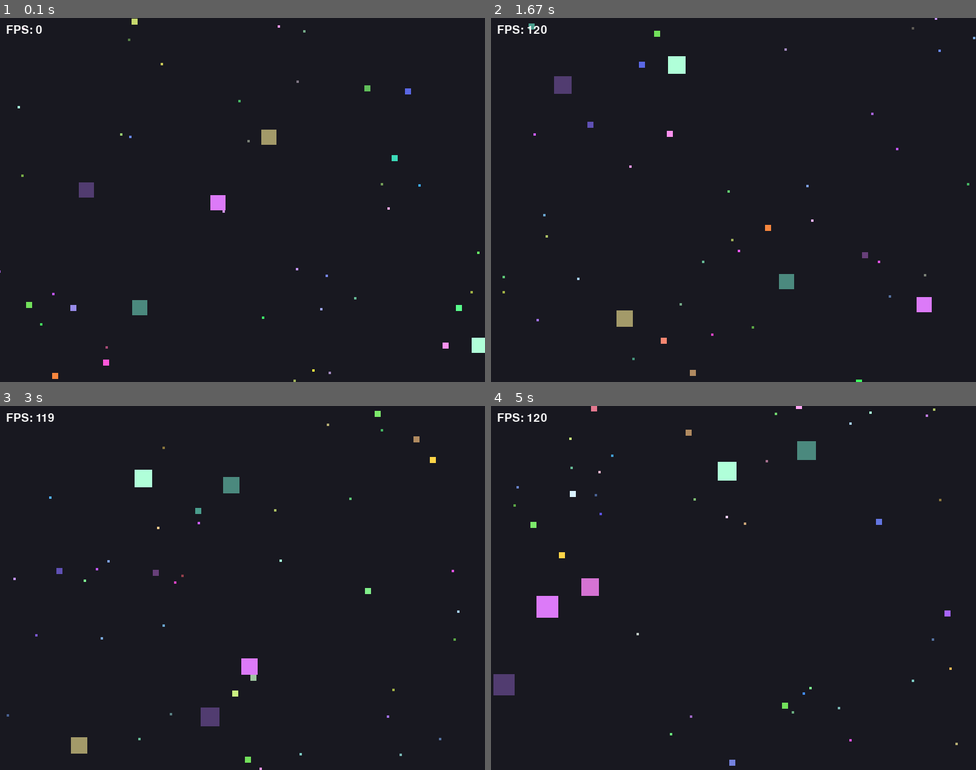
Above: before the commit, frames 1-4 (two rows, left to right).
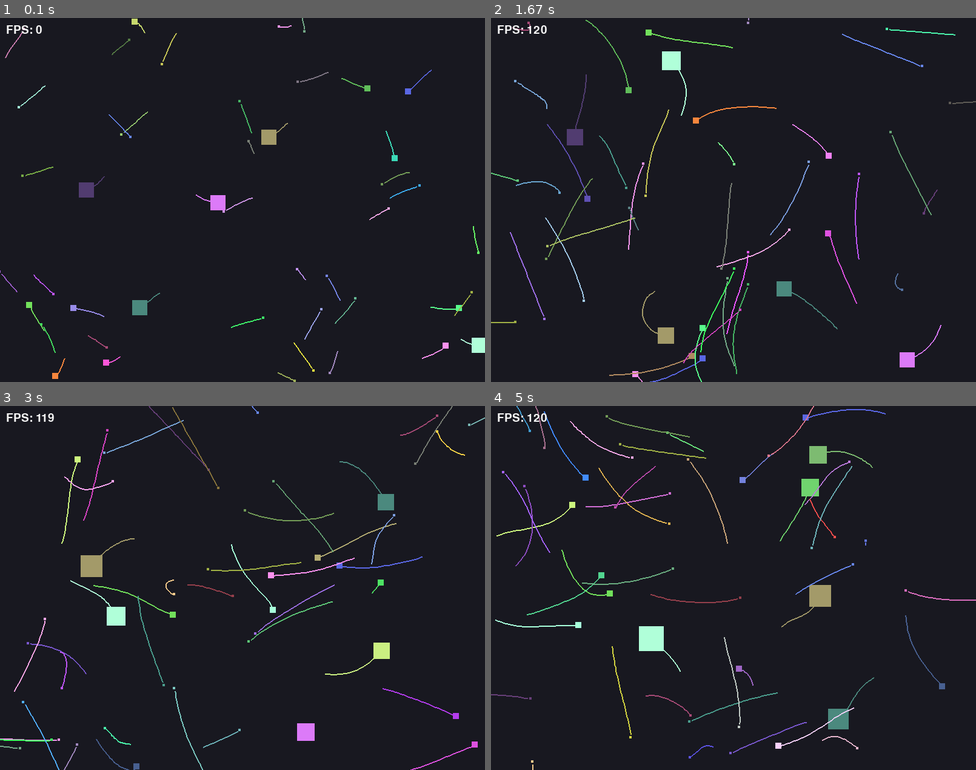
Above: after the commit, the same moments.

Repository: vtxsl/lab8-pygame
Game: pygame game, started from main.py
Same seed, same stepped clock (60 frames per second), same inputs: the game is played once before the commit and once after it.
Inputs:
- Up to frame 1 (0.1 s): no input
- Up to frame 2 (1.67 s): no input
- Up to frame 3 (3 s): no input
- Up to frame 4 (5 s): no input

The runs differ from the first frame. In frame 1, 0.6% of the frame differs, in the area x 0-99%, y 0-100%; in frame 2, 3.5%; in frame 3, 4.0%; in frame 4, 4.5%, in the area x 0-100%, y 0-100%.

Commit message:
exam: q7 - trails

Diff:
--- a/main.py
+++ b/main.py
@@ -14,6 +14,7 @@
 COLOR_BG = (24, 24, 32)
 COLOR_FPS = (245, 245, 245)
 FPS_TEXT_POS = (10, 10)
+TRAILS_LENGTH = 30
 
 @dataclass
 class Square:
@@ -25,6 +26,8 @@
     size: int
     color: tuple[int, int, int]
     death_time: int
+    history: list[pygame.Vector2]
+
 
     def update(self, width: int, height: int, dt: float) -> bool:
         # self.px += self.vx * dt
@@ -45,19 +48,26 @@
 
         # return pygame.time.get_ticks() < self.death_time
 
+        self.history.append(pygame.Vector2(self.rect.center))
+        if len(self.history) > TRAILS_LENGTH:
+            self.history.pop(0)
 
         self.px += self.vx * dt
         self.py += self.vy * dt
 
         if self.px > width:
             self.px = -self.size
+            self.history.clear()
         elif self.px + self.size < 0:
             self.px = width
+            self.history.clear()
 
         if self.py > height:
             self.py = -self.size
+            self.history.clear()
         elif self.py + self.size < 0:
             self.py = height
+            self.history.clear()
 
         self.rect.x = int(self.px)
         self.rect.y = int(self.py)
@@ -68,6 +78,8 @@
 
     def draw(self, surface: pygame.Surface) -> None:
         pygame.draw.rect(surface, self.color, self.rect)
+        if len(self.history) >= 2:
+            pygame.draw.lines(surface, self.color, False, self.history, 2)
 
 def random_square(existing: list[Square], newsize) -> Square:
     size = newsize
@@ -93,7 +105,8 @@
                 py=float(y),
                 size=size,
                 color=(random.randint(60, 255), random.randint(60, 255), random.randint(60, 255)),
-                death_time=death_time
+                death_time=death_time,
+                history=[]
             )
 
     return Square(
@@ -132,11 +145,12 @@
 
 def growth(bigger: Square, eaten: int):
     gr_amt = int(eaten * 0.2)
+    old_center = bigger.rect.center
+
     bigger.size += gr_amt
-
     bigger.rect.width = bigger.size
     bigger.rect.height = bigger.size
-
+    bigger.rect.center = old_center
     bigger.px = float(bigger.rect.x)
     bigger.py = float(bigger.rect.y)
 
